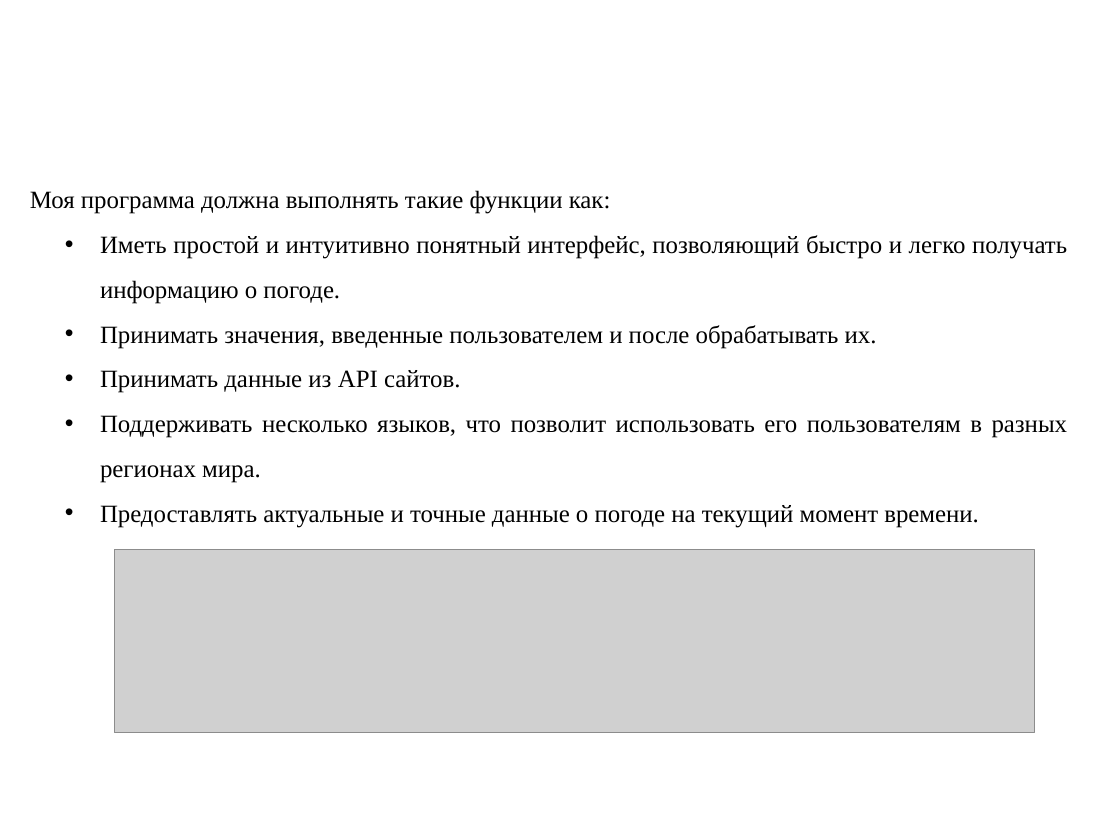
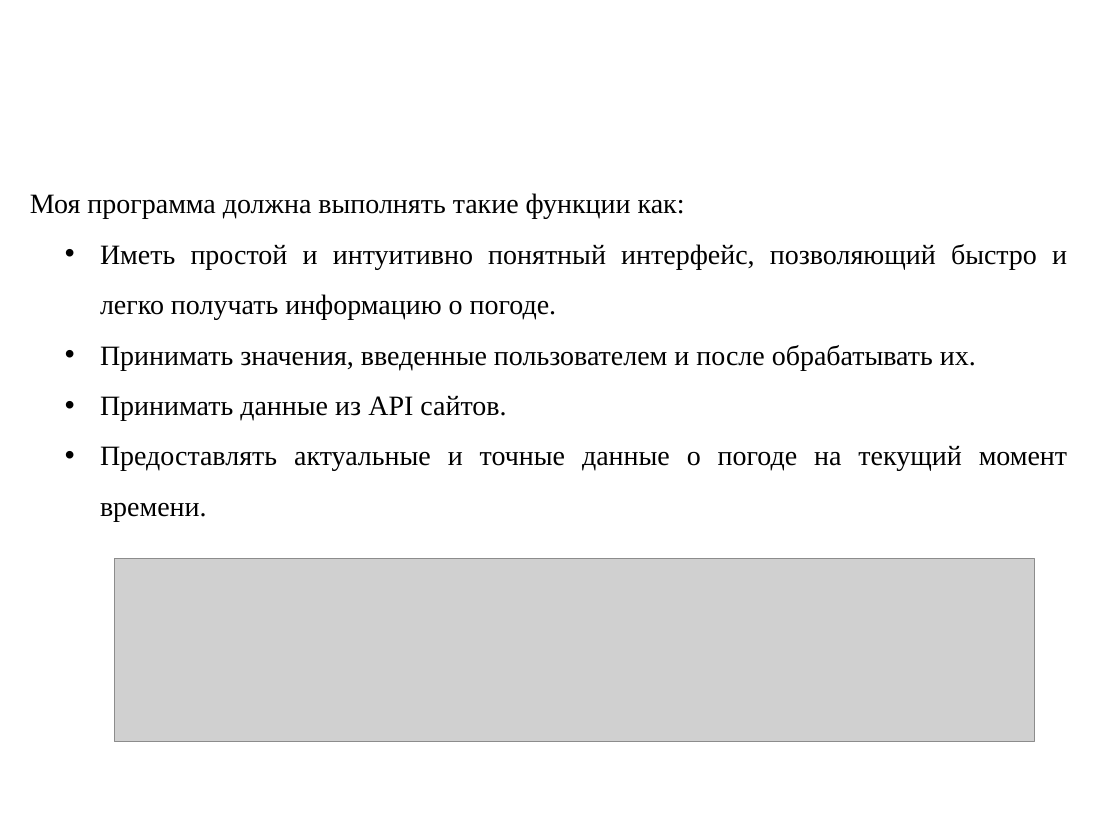
Before and after one commit to rad1anttt/kursa4-_-, a slide deck: slide 8 of Кузьмин презентация.pptx. Drawn at 1120x840 pixels with LibreOffice and Linux fonts; fonts in the diff are those of the drawing; grey boxes stand for pictures; background and template pictures are left out. Boxes give left, top, right and bottom in pixels: in the first picture for what was removed or moved away, otherwise in the second. Text is boxed around its words. In the diff, an @@ line names an element or a change of style, - is before the commit and + after.

```diff
--- a/Кузьмин презентация.pptx
+++ b/Кузьмин презентация.pptx
@@ text "Моя программа должна выполнять такие ..." at [30, 193, 1067, 521]: size 16 to 18 pt @@
@@ text at [100, 415, 1068, 483]: paragraph removed @@
-• Поддерживать несколько языков, что позволит использовать его пользователям в разных регионах мира.
@@ picture: place and size @@
-picture at [114, 550, 1034, 732]
+picture at [114, 559, 1034, 741]
```
Also in this commit, not shown: 1 other slide changed.
